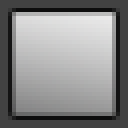
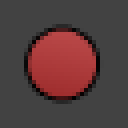
Revision of a layered 128 × 128 image; what changed, layer by layer:
removed layer "Layer 6" over 12, 12, 116, 116
added layer "Layer 9" above "Layer 8" over 28, 28, 100, 100
